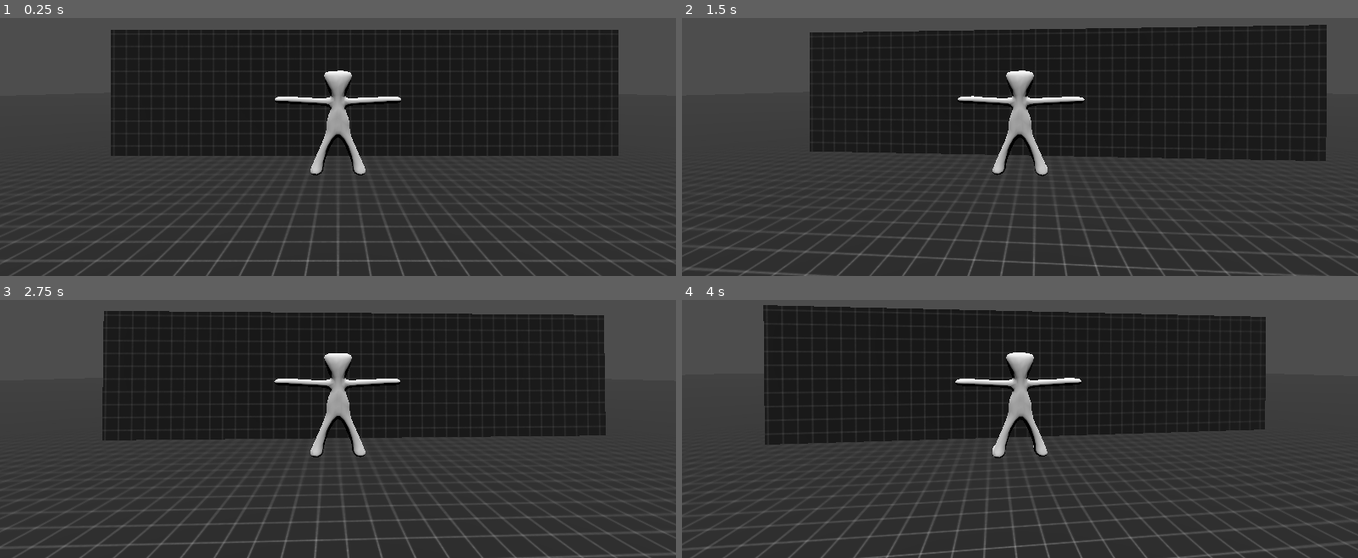
Above: before the commit, frames 1-4 (two rows, left to right).
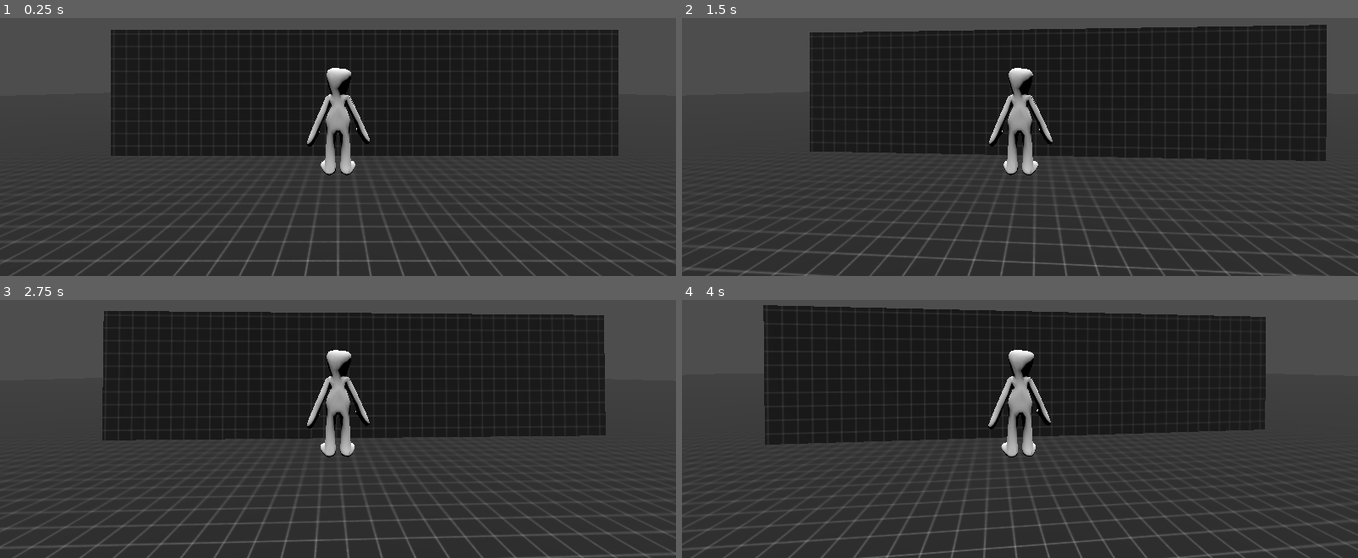
Above: after the commit, the same moments.

Repository: jackrosa183/smes
Game: Godot game, scene res://root_scene.tscn
The game is run twice, just before and just after one commit, with the same random seed, the same clock (stepped at 60 frames per second) and the same inputs.
Inputs (mouse positions are in pixels of both pictures, inside the frame that each line leads up to):
- Up to frame 1 (0.25 s): no input
- Up to frame 2 (1.5 s): tap Enter at 0.5 s; move the mouse to (1053, 85) at 0.52 s; tap Space at 1.25 s; move the mouse to (986, 87) at 1.27 s
- Up to frame 3 (2.75 s): tap Enter at 2 s; move the mouse to (351, 361) at 2.02 s
- Up to frame 4 (4 s): tap Space at 2.75 s; move the mouse to (1013, 374) at 2.77 s; tap Enter at 3.5 s; move the mouse to (1067, 372) at 3.52 s

The runs differ from the first frame. In frame 1, 1.9% of the frame differs, in the area x 40-60%, y 19-61%; in frame 2, 1.9%; in frame 3, 1.9%; in frame 4, 1.9%.

Commit message:
feat: char idle anim

Diff:
--- a/godot/controller/player_controller.tscn
+++ b/godot/controller/player_controller.tscn
@@ -6,3 +6,28 @@
 
 [node name="Armature" parent="." index="0"]
 transform = Transform3D(-0.30411604, 0, -2.6586669e-08, 0, 0.30411604, 0, 2.6586669e-08, 0, -0.30411604, 0, 0.7317724, 0)
+
+[node name="Skeleton3D" parent="Armature" index="0"]
+bones/0/position = Vector3(0, 0.13191448, 0)
+bones/0/rotation = Quaternion(-0.008015227, 0.002368962, 0.005797836, 0.99994826)
+bones/0/scale = Vector3(1, 1, 1.0282619)
+bones/2/rotation = Quaternion(-0.05119625, -0.34677207, 0.024019742, 0.9362431)
+bones/3/position = Vector3(0.32250687, 0.049677342, -0.012783774)
+bones/3/rotation = Quaternion(-0.0018160925, 0.029644964, 0.99729866, -0.067181155)
+bones/4/rotation = Quaternion(-0.031332646, -0.0022355497, -0.060214415, 0.99769115)
+bones/5/rotation = Quaternion(0.6306908, 0.06284583, 0.2184384, 0.74200016)
+bones/6/position = Vector3(0.5055734, 1.7530892, 0.11480995)
+bones/6/rotation = Quaternion(0.11626183, 0.08605926, -0.97107196, 0.18999033)
+bones/7/rotation = Quaternion(0.10811657, -0.028324505, 0.00096423633, 0.9937342)
+bones/8/rotation = Quaternion(6.4381274e-09, 3.580168e-09, -0.0012694456, 0.9999992)
+bones/9/position = Vector3(-0.32250687, 0.049677342, -0.012783774)
+bones/9/rotation = Quaternion(0.0018160925, 0.029644964, 0.99729866, 0.067181155)
+bones/10/rotation = Quaternion(-0.031332646, 0.0022355497, 0.060214415, 0.99769115)
+bones/11/rotation = Quaternion(0.6306952, -0.06284566, -0.21843973, 0.74199593)
+bones/12/position = Vector3(-0.5043252, 1.7752653, 0.14734946)
+bones/12/rotation = Quaternion(0.150829, -0.04109478, 0.9640552, 0.21484743)
+bones/13/rotation = Quaternion(0.10811658, 0.028324507, -0.0009642317, 0.9937342)
+bones/14/rotation = Quaternion(1.3123646e-09, -3.3169363e-09, 0.0012694708, 0.9999992)
+
+[node name="AnimationPlayer" parent="." index="1"]
+root_motion_local = true
Binary file changed: godot/blend/smitty_simple.glb
Not shown, changed: godot/blend/smitty_simple.glb.import
Not shown, changed: godot/blend/smitty_simple.blend
Not shown, changed: godot/blend/smitty_simple.blend1
